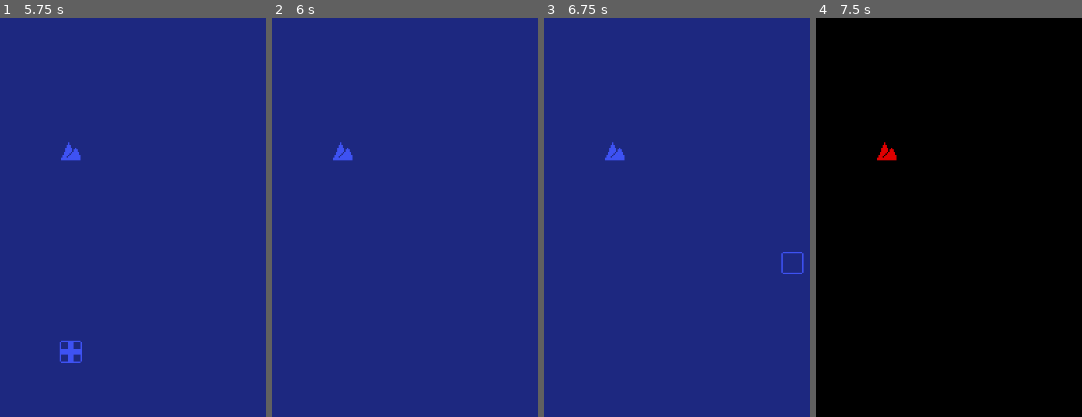
Above: before the commit, frames 1-4 (left to right).
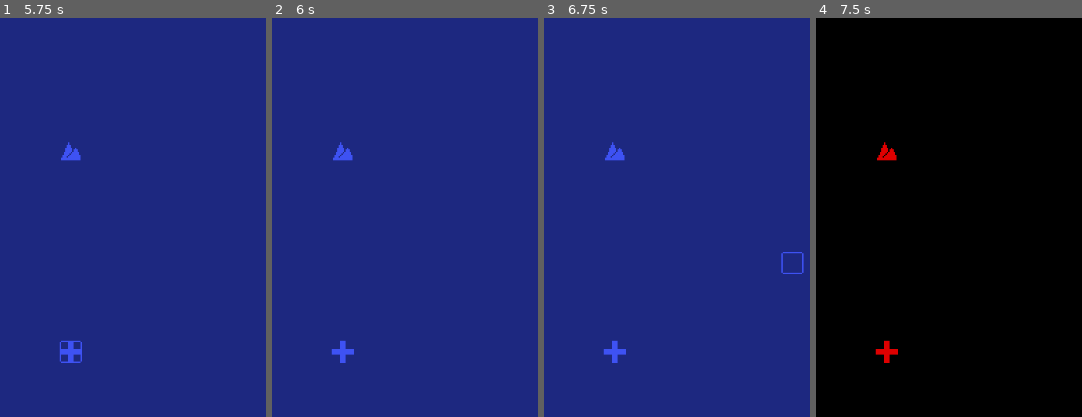
Above: after the commit, the same moments.

Repository: MightyPossum/feed-the-town
Game: Godot game, scene res://Assets/Scenes/map.tscn
Same seed, same stepped clock (60 frames per second), same inputs: the game is played once before the commit and once after it.
Inputs (mouse positions are % of the whole screen's width and height, from its top left):
- Up to frame 1 (5.75 s): tap Enter at 0.5, 2, 3.5 s; move the mouse to (72, 45) at 0.52 s; hold D (right) 0.53-1.28 s; click (72, 45) at 0.6 s; tap Space at 1.25, 2.75, 4.25 s; move the mouse to (30, 55) at 1.27 s; hold S (down) 1.28-2.03 s; tap O (change_color) at 1.35 s; click (30, 55) at 1.55 s; move the mouse to (60, 28) at 2.02 s; hold D (right) 2.03-2.78 s; click (60, 28) at 2.1 s; move the mouse to (45, 70) at 2.77 s; hold W (up) 2.78-3.53 s; tap R (rotate_tile) at 2.85 s; click (45, 70) at 3.05 s; move the mouse to (80, 65) at 3.52 s; hold A (left) 3.53-5.03 s; tap 1 (select_1) at 3.6 s; click (80, 65) at 3.8 s; move the mouse to (20, 35) at 4.27 s; tap 2 (select_2) at 4.35 s; click (20, 35) at 4.55 s; move the mouse to (55, 50) at 5.02 s; hold S (down) from 5.03 s (still down); tap 3 (select_3) at 5.1 s; click (55, 50) at 5.3 s
- Up to frame 2 (6 s): move the mouse to (35, 25) at 5.77 s; release S (down) at 5.78 s; hold D (right) from 5.78 s (still down); tap 4 (select_4) at 5.85 s
- Up to frame 3 (6.75 s): click (35, 25) at 6.05 s; move the mouse to (72, 45) at 6.52 s; release D (right) at 6.53 s; hold W (up) from 6.53 s (still down); click (72, 45) at 6.6 s
- Up to frame 4 (7.5 s): move the mouse to (30, 55) at 7.27 s; release W (up) at 7.28 s; hold D (right) from 7.28 s (still down); tap O (change_color) at 7.35 s
The pictures show only the part of the screen within x 0-50%, y 50-100%; the shares and areas given below are measured in that part.

Frame 1 is identical in both runs. In frame 2, 0.2% of the frame differs, in the area x 22-31%, y 80-87%; in frame 3, 0.2%; in frame 4, 0.2%.

Commit message:
Pathing works!

Diff:
--- a/Assets/Scenes/PathHandler.gd
+++ b/Assets/Scenes/PathHandler.gd
@@ -68,6 +68,16 @@
 	elif selected_tile[0] == GLOBALVARIABLES.CONSTRUCTABLETILE.BULLDOZER:
 		remove_tile_from_paths(selected_tile[3])
 
+	# Check any potential paths
+	for start_vector in defined_locations:
+		for end_vector in defined_locations:
+			if start_vector != end_vector and location_dictionary[start_vector].location_type != location_dictionary[end_vector].location_type:
+				var dijkstra_result = dijkstra(start_vector, end_vector)
+				if dijkstra_result.size() > 1 and dijkstra_result.path.front() == start_vector:
+					print(end_vector)
+					print(dijkstra_result.path)
+
+
 func check_connect_locations(_location : location):
 	var test_vector : Vector2i
 	var current_vector : Vector2i = _location.location_coords
@@ -94,11 +104,6 @@
 			connection_succeeded = true
 		if not neighbor_dictionary[current_vector].has(test_vector) and connection_succeeded:
 			neighbor_dictionary[current_vector][test_vector] = 150
-
-		if [GLOBALVARIABLES.LOCATION_TYPE.HOMEBASE, GLOBALVARIABLES.LOCATION_TYPE.MINING, GLOBALVARIABLES.LOCATION_TYPE.PRODUCTION].has(location_dictionary[test_vector].location_type):
-			for vector in defined_locations:
-				if vector != test_vector and location_dictionary[vector].location_type != location_dictionary[test_vector].location_type:
-					print(dijkstra(test_vector, vector))
 
 
 func remove_tile_from_paths(tile_vector : Vector2i):
--- a/Assets/Scenes/map.tscn
+++ b/Assets/Scenes/map.tscn
@@ -9,7 +9,8 @@
 [ext_resource type="Texture2D" uid="uid://t852c2xwiofw" path="res://Assets/Art/Sprite_06.png" id="6_xee8t"]
 [ext_resource type="Texture2D" uid="uid://bk3jh4pfq7n2y" path="res://Assets/Art/Sprite_07.png" id="7_37drx"]
 [ext_resource type="Texture2D" uid="uid://6khvuf1g23tn" path="res://Assets/Art/Sprite_08.png" id="8_f1i3c"]
-[ext_resource type="PackedScene" uid="uid://b6frtos7xmgi2" path="res://Assets/Scenes/camera.tscn" id="10_ccujc"]
+[ext_resource type="Script" path="res://Assets/Scenes/PathHandler.gd" id="10_1w0kk"]
+[ext_resource type="PackedScene" path="res://Assets/Scenes/camera.tscn" id="10_ccujc"]
 [ext_resource type="AudioStream" uid="uid://c2nnohlw84fka" path="res://Assets/Audio/place_road.wav" id="10_jhlak"]
 [ext_resource type="Texture2D" uid="uid://cqha5payu5fdp" path="res://Assets/Art/Patch_02.png" id="11_7vbd3"]
 [ext_resource type="AudioStream" uid="uid://biqak2kj1cca7" path="res://Assets/Audio/kabalJam.wav" id="11_78iev"]
@@ -31,7 +32,6 @@
 [ext_resource type="Texture2D" uid="uid://u38vo7qrjtnn" path="res://Assets/Art/Coin_06.png" id="23_2xibj"]
 [ext_resource type="Texture2D" uid="uid://w7s1171swlcn" path="res://Assets/Art/Coin_07.png" id="24_78dn7"]
 [ext_resource type="Texture2D" uid="uid://drxr6b17b3omi" path="res://Assets/Art/Coin_08.png" id="25_ai5ws"]
-[ext_resource type="Script" path="res://Assets/Scenes/PathHandler.gd" id="10_1w0kk"]
 
 [sub_resource type="TileSetAtlasSource" id="TileSetAtlasSource_vbyi5"]
 texture = ExtResource("1_4mii3")
--- a/Assets/Scripts/map.gd
+++ b/Assets/Scripts/map.gd
@@ -119,7 +119,6 @@
 
 	if not tile_coords:
 		return
-	print(tile_coords)
 	if bulldozer:
 		sfx_player.stream = SFX[0]
 		sfx_player.play()
@@ -129,7 +128,7 @@
 			return
 		sfx_player.stream = SFX[1]
 		sfx_player.play()
-		set_cell(built_layer, tile_coords, color, selected_tile[3], tile_rotation())
+		set_cell(built_layer, tile_coords, color, selected_tile[1], tile_rotation())
 
 	selected_tile[3] = tile_coords
 	%PathHandler.calculate_paths(selected_tile)
Not shown: 1 places in Assets/Scenes/map.tscn that only renumber resources
